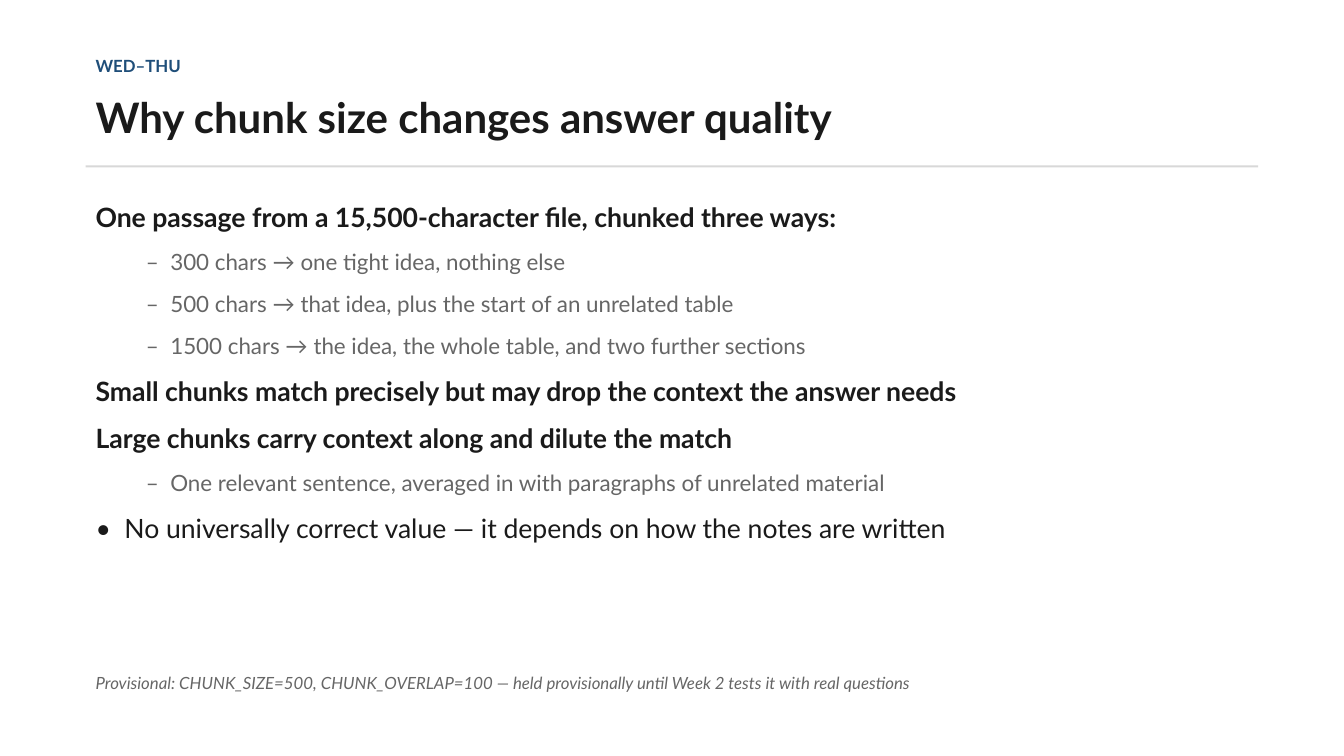
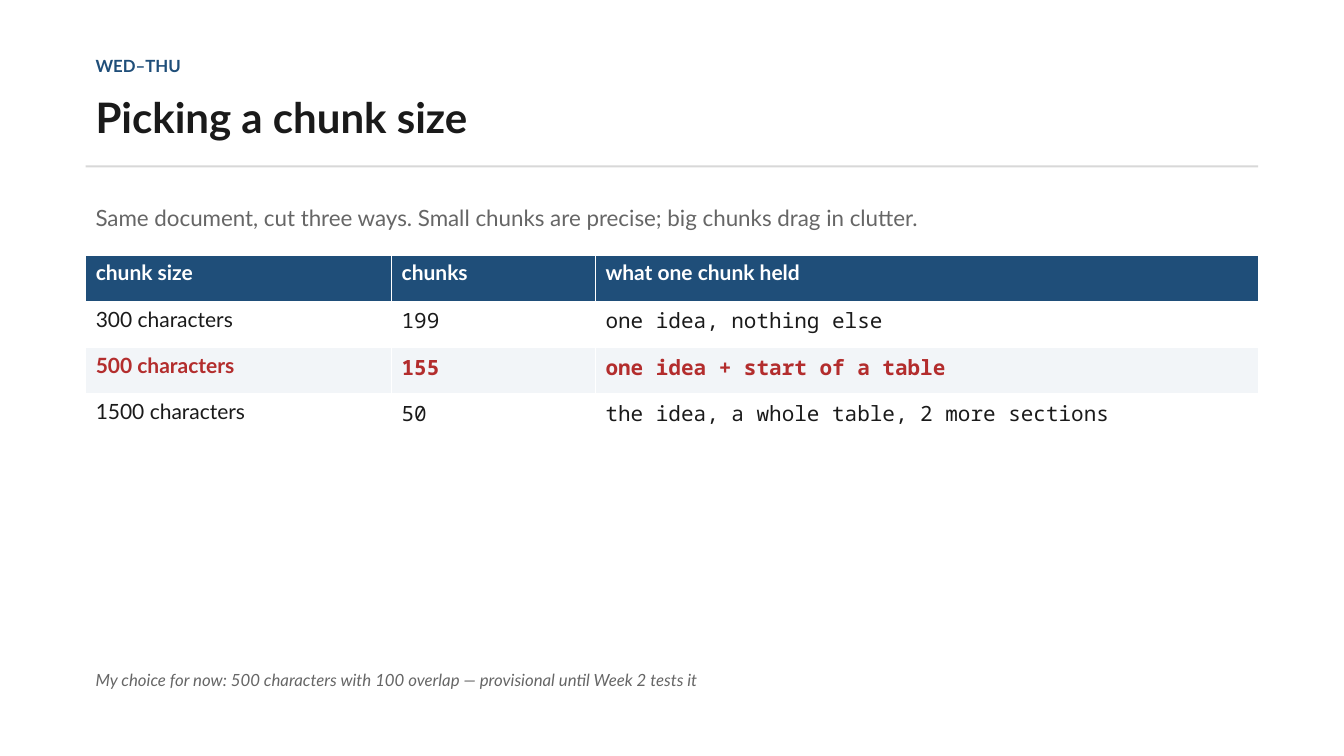
Before and after one commit to Iddrisusalima/ask-my-docs, a slide deck: slide 7 of presentation/week1-review.pptx (slide 11 before the commit). Drawn at 1344x756 pixels with LibreOffice and Linux fonts; fonts in the diff are those of the drawing. Boxes give left, top, right and bottom in pixels: in the first picture for what was removed or moved away, otherwise in the second. Text is boxed around its words. In the diff, an @@ line names an element or a change of style, - is before the commit and + after.

Commit message:
docs(presentation): Cut deck to 10 slides and simplify wording

```diff
--- a/presentation/week1-review.pptx
+++ b/presentation/week1-review.pptx
@@ text at bbox=[96, 101, 467, 141]: text changed @@
-Why chunk size changes answer quality
+Picking a chunk size
@@ text at bbox=[96, 209, 918, 230]: text changed; size 19 to 16 pt; text colour #1A1A1A to #666666 @@
-One passage from a 15,500-character file, chunked three ways:
-  – 300 chars → one tight idea, nothing else
-  – 500 chars → that idea, plus the start of an unrelated table
-  – 1500 chars → the idea, the whole table, and two further sections
-Small chunks match precisely but may drop the context the answer needs
-Large chunks carry context along and dilute the match
-  – One relevant sentence, averaged in with paragraphs of unrelated material
-• No universally correct value — it depends on how the notes are written
+Same document, cut three ways. Small chunks are precise; big chunks drag in clutter.
@@ table added at bbox=[86, 255, 1258, 441], 4 rows, 3 columns @@
+chunk size | chunks | what one chunk held
+300 characters | 199 | one idea, nothing else
+500 characters | 155 | one idea + start of a table
+1500 characters | 50 | the idea, a whole table, 2 more sections
@@ text at bbox=[96, 673, 697, 689]: text changed @@
-Provisional: CHUNK_SIZE=500, CHUNK_OVERLAP=100 — held provisionally until Week 2 tests it with real questions
+My choice for now: 500 characters with 100 overlap — provisional until Week 2 tests it
```
Also in this commit, not shown: 4 other slides changed, 5 slides added, 13 slides removed, 1 other file.
